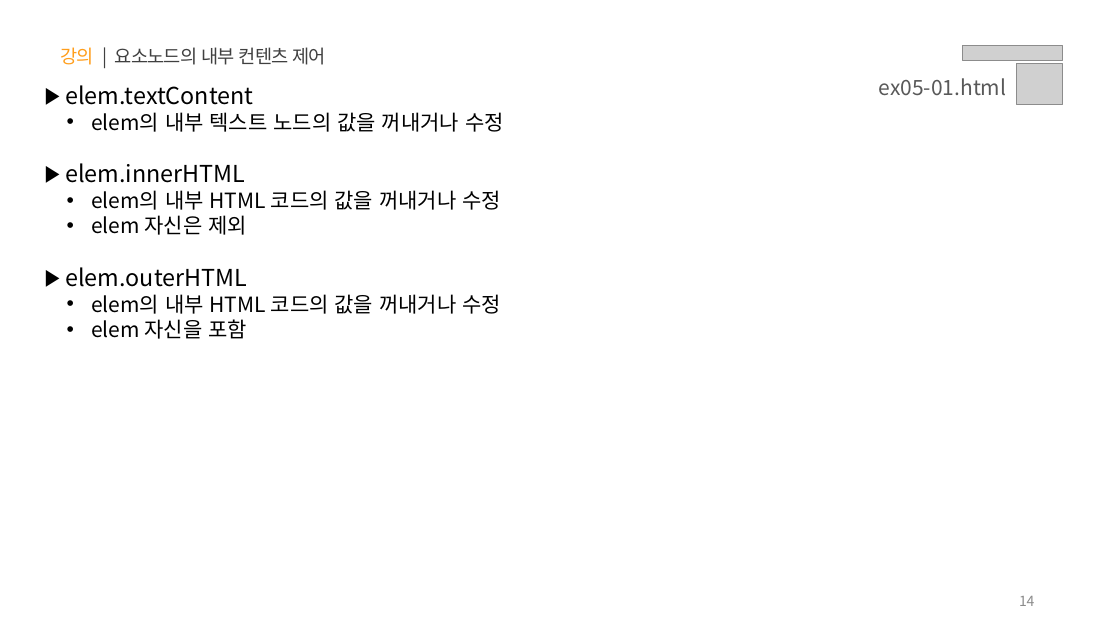
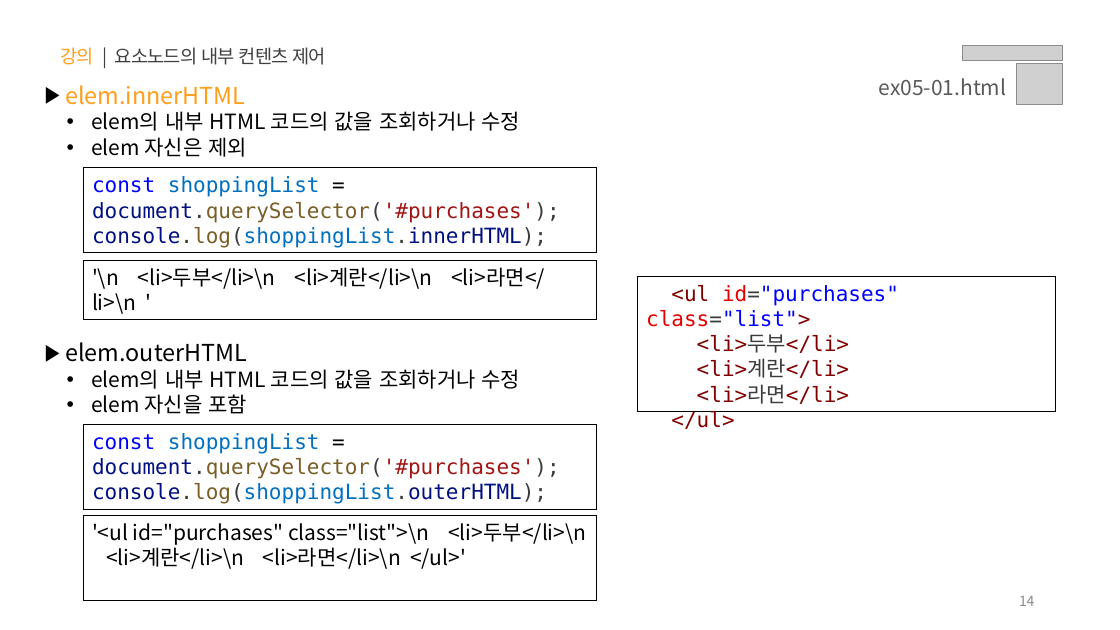
Before and after one commit to yebin-jeong/learn-js, a slide deck: slide 14 of PPT/05.자바스크립트 - 클라이언트 사이드(Event, DOM, Ajax, Web APIs).pptx. Drawn at 1120x630 pixels with LibreOffice and Linux fonts; fonts in the diff are those of the drawing; grey boxes stand for pictures. Boxes give left, top, right and bottom in pixels: in the first picture for what was removed or moved away, otherwise in the second. Text is boxed around its words. In the diff, an @@ line names an element or a change of style, - is before the commit and + after.

```diff
--- a/PPT/05.자바스크립트 - 클라이언트 사이드(Event, DOM, Ajax, Web APIs).pptx
+++ b/PPT/05.자바스크립트 - 클라이언트 사이드(Event, DOM, Ajax, Web APIs).pptx
@@ text at <box>65,85,504,132</box>: paragraphs removed @@
-▶ elem.textContent
-  • elem의 내부 텍스트 노드의 값을 꺼내거나 수정
@@ text at <box>65,85,245,105</box>: text colour #000000 to #FF9E1B in "elem.innerHTML" @@
@@ text at <box>91,111,521,131</box>: text changed @@
-  • elem의 내부 HTML 코드의 값을 꺼내거나 수정
+  • elem의 내부 HTML 코드의 값을 조회하거나 수정
@@ rectangle added at <box>84,168,597,253</box>, outline #000000 0.75 pt, 18 pt, text #0070C1 @@
+const shoppingList = document.querySelector('#purchases');
+console.log(shoppingList.innerHTML);
@@ rectangle added at <box>84,260,597,320</box>, outline #000000 0.75 pt, 18 pt, text #000000 @@
+'\n <li>두부</li>\n <li>계란</li>\n <li>라면</li>\n '
@@ rectangle added at <box>638,276,1055,413</box>, outline #000000 0.75 pt, 18 pt, text #800000 @@
+<ul id="purchases" class="list">
+<li>두부</li>
+<li>계란</li>
+<li>라면</li>
+</ul>
@@ text at <box>91,369,521,389</box>: text changed @@
-  • elem의 내부 HTML 코드의 값을 꺼내거나 수정
+  • elem의 내부 HTML 코드의 값을 조회하거나 수정
@@ rectangle added at <box>84,424,597,509</box>, outline #000000 0.75 pt, 18 pt, text #0070C1 @@
+const shoppingList = document.querySelector('#purchases');
+console.log(shoppingList.outerHTML);
@@ rectangle added at <box>84,516,597,601</box>, outline #000000 0.75 pt, 18 pt, text #000000 @@
+'<ul id="purchases" class="list">\n <li>두부</li>\n <li>계란</li>\n <li>라면</li>\n </ul>'
```
Also in this commit, not shown: 1 slide added.
